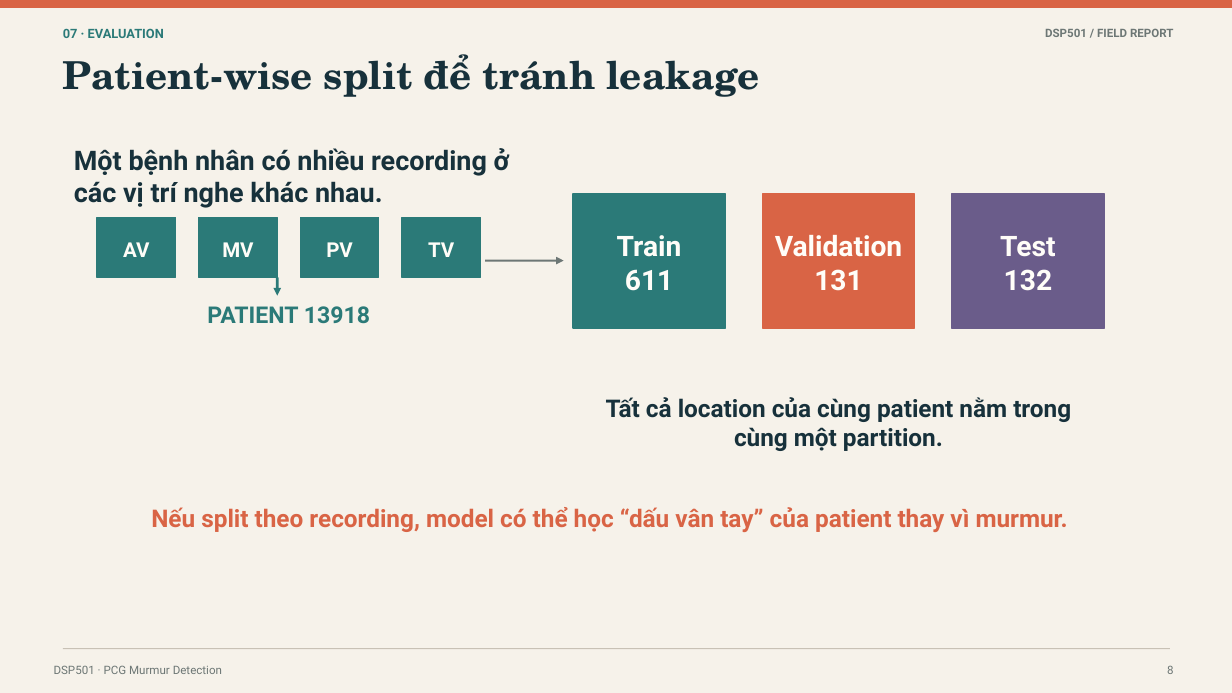
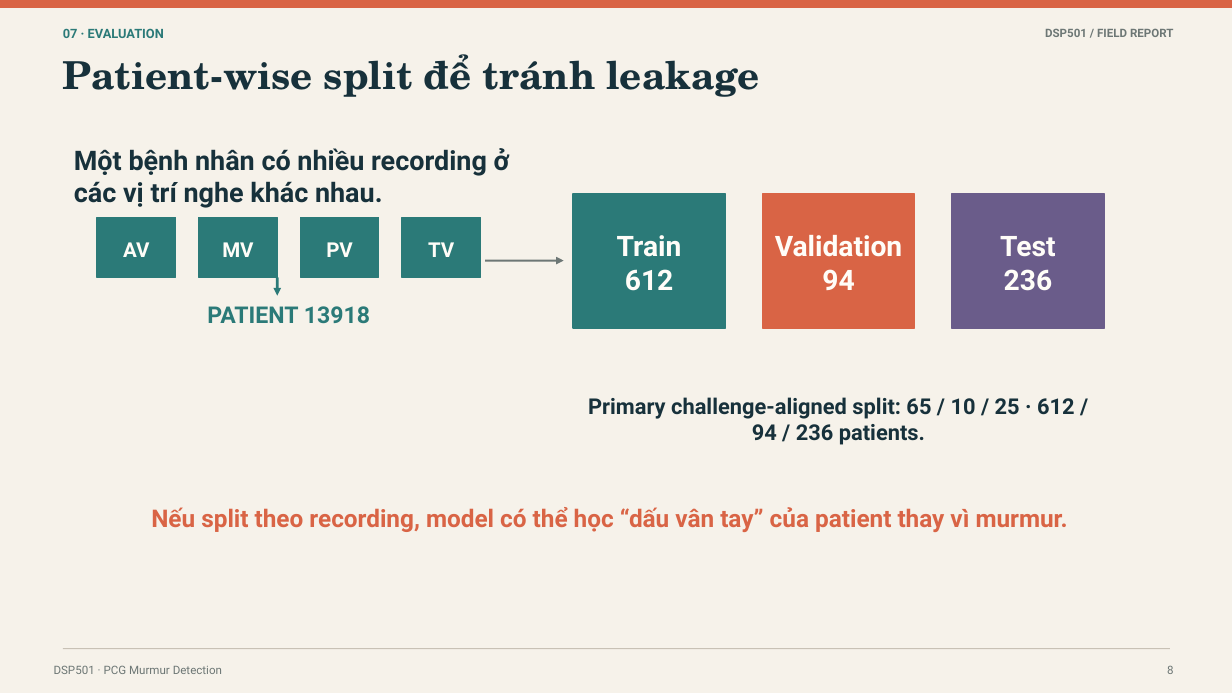
Before and after one commit to nstung463/pcg_murmur_dsp, a slide deck: slide 8 of docs/project_deliverables/DSP501_final_presentation.pptx. Drawn at 1232x693 pixels with LibreOffice and Linux fonts; fonts in the diff are those of the drawing. Boxes give left, top, right and bottom in pixels: in the first picture for what was removed or moved away, otherwise in the second. Text is boxed around its words. In the diff, an @@ line names an element or a change of style, - is before the commit and + after.

Commit message:
Update report and slides with challenge-aligned benchmark

```diff
--- a/docs/project_deliverables/DSP501_final_presentation.pptx
+++ b/docs/project_deliverables/DSP501_final_presentation.pptx
@@ text at box(625, 269, 673, 291): text changed @@
-611
+612
@@ text at box(822, 269, 854, 290): text changed @@
-131
+94
@@ text at box(1004, 269, 1052, 291): text changed @@
-132
+236
@@ text at box(588, 397, 1075, 445): text changed; size 19 to 17 pt @@
-Tất cả location của cùng patient nằm trong cùng một partition.
+Primary challenge-aligned split: 65 / 10 / 25 · 612 / 94 / 236 patients.
```
Also in this commit, not shown: 5 other slides changed, 1 slide added, 1 slide removed, 6 other files.
